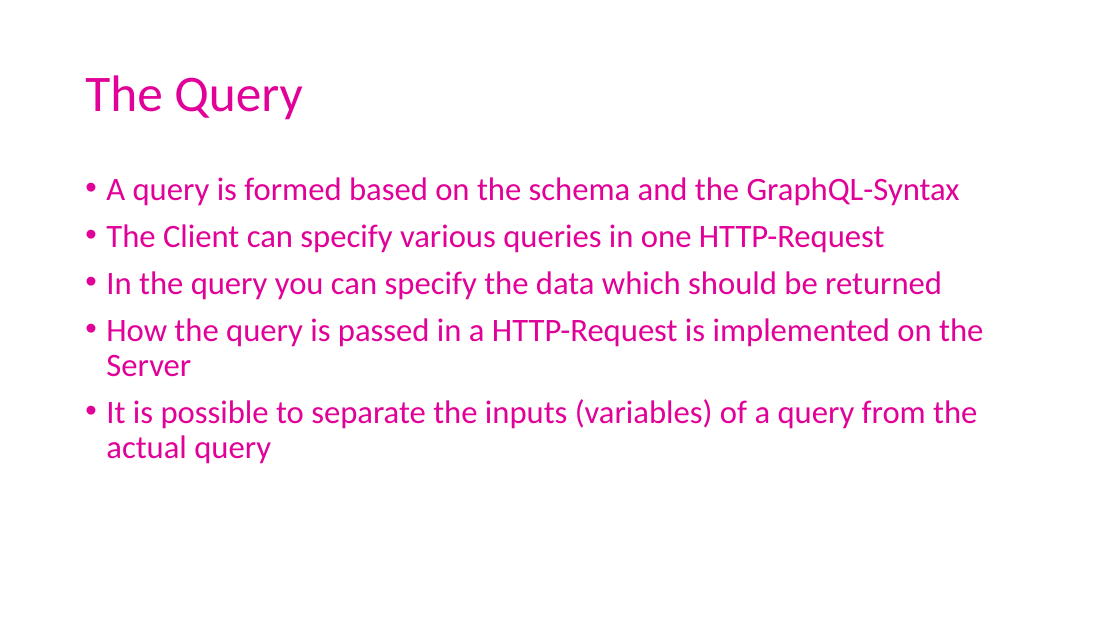
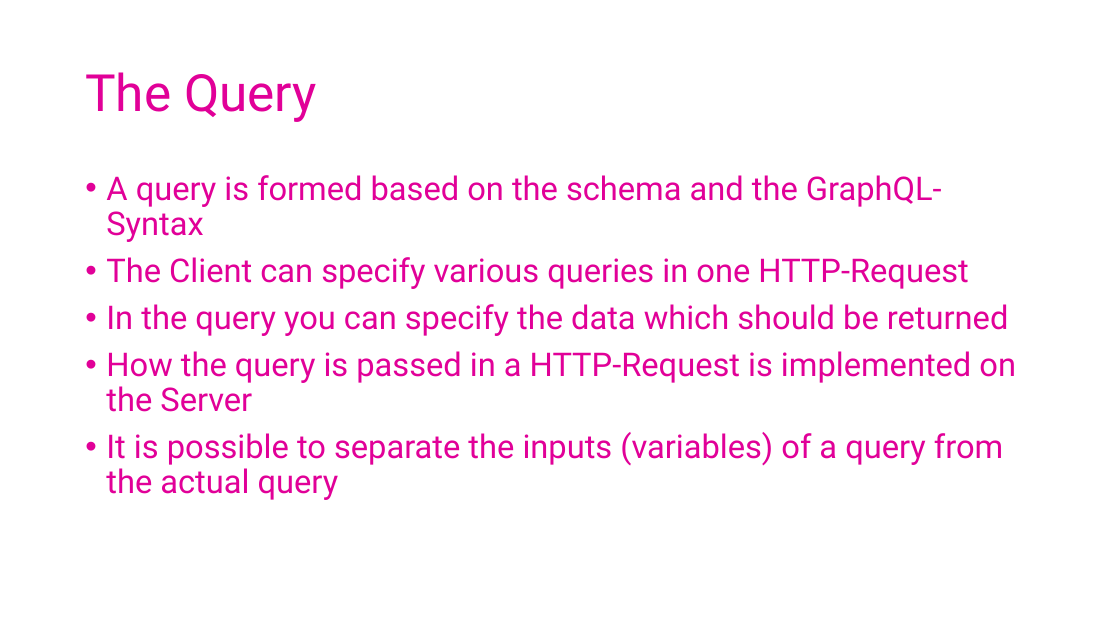
Before and after one commit to ArneSchulze/GraphQL, a slide deck: slide 14 of slides.pptx. Drawn at 1120x630 pixels with LibreOffice and Linux fonts; fonts in the diff are those of the drawing. Boxes give left, top, right and bottom in pixels: in the first picture for what was removed or moved away, otherwise in the second. Text is boxed around its words. In the diff, an @@ line names an element or a change of style, - is before the commit and + after.

Commit message:
Update slide font

```diff
--- a/slides.pptx
+++ b/slides.pptx
@@ title "The Query" at (85, 72, 317, 122): font Calibri to Roboto @@
@@ text "A query is formed based ..." at (106, 175, 1016, 500): font Calibri to Roboto @@
```
Also in this commit, not shown: 24 other slides changed.
